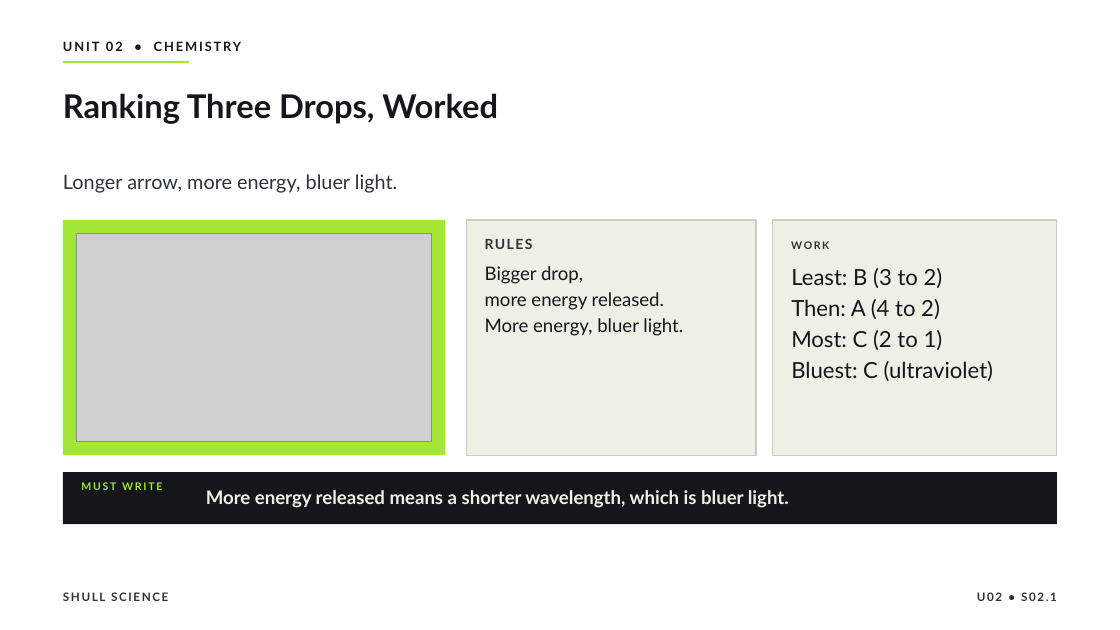
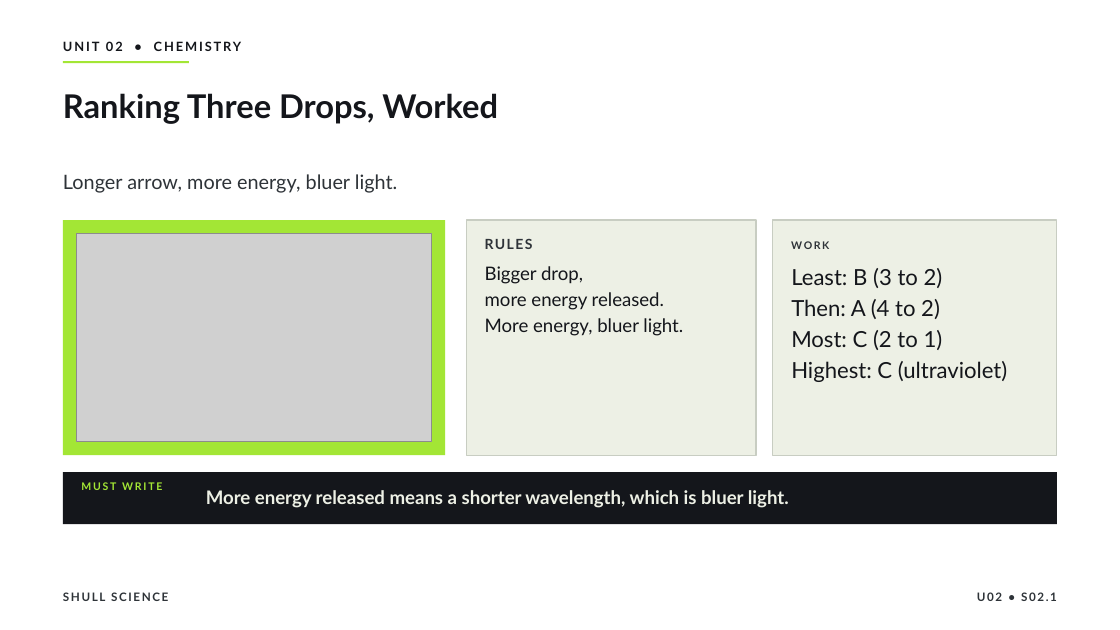
Before and after one commit to Hayabusa015/WorkWork, a slide deck: slide 16 of deliverables/chem-u02/SHULL_CHEM_Slides_U02_S02.1.pptx. Drawn at 1120x630 pixels with LibreOffice and Linux fonts; fonts in the diff are those of the drawing; grey boxes stand for pictures. Boxes give left, top, right and bottom in pixels: in the first picture for what was removed or moved away, otherwise in the second. Text is boxed around its words. In the diff, an @@ line names an element or a change of style, - is before the commit and + after.

```diff
--- a/deliverables/chem-u02/SHULL_CHEM_Slides_U02_S02.1.pptx
+++ b/deliverables/chem-u02/SHULL_CHEM_Slides_U02_S02.1.pptx
@@ text at bbox=[791, 361, 1007, 382]: text changed @@
-Bluest: C (ultraviolet)
+Highest: C (ultraviolet)
```
Also in this commit, not shown: 3 other slides changed, 6 other files.
